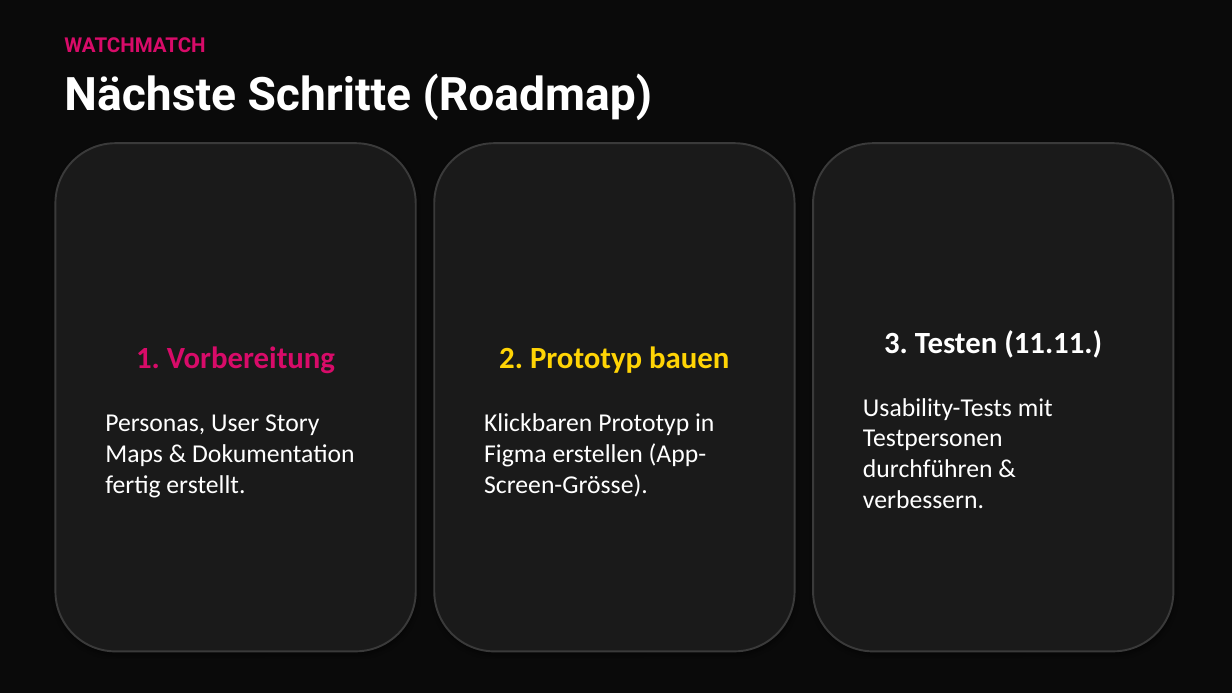
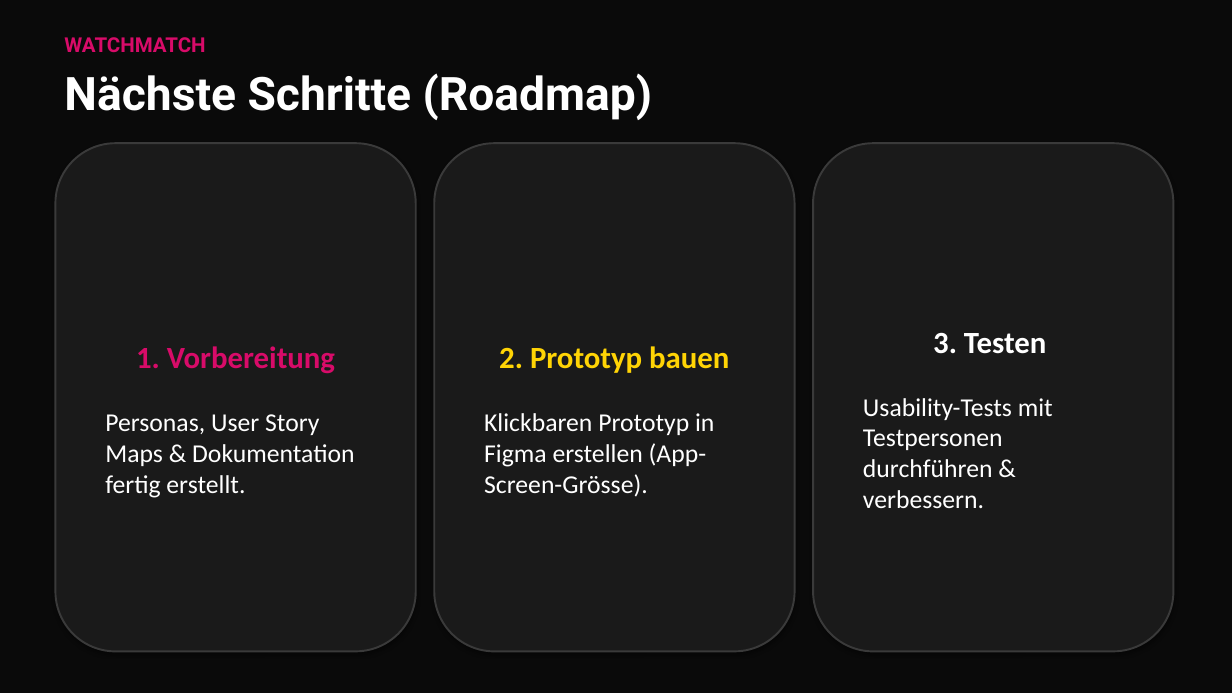
Before and after one commit to HardBoss07/wiss-docs, a slide deck: slide 9 of docs/M322/Projektarbeit/präsentationen/WatchMatch_Praesentation_v1.pptx. Drawn at 1232x693 pixels with LibreOffice and Linux fonts; fonts in the diff are those of the drawing. Boxes give left, top, right and bottom in pixels: in the first picture for what was removed or moved away, otherwise in the second. Text is boxed around its words. In the diff, an @@ line names an element or a change of style, - is before the commit and + after.

```diff
--- a/docs/M322/Projektarbeit/präsentationen/WatchMatch_Praesentation_v1.pptx
+++ b/docs/M322/Projektarbeit/präsentationen/WatchMatch_Praesentation_v1.pptx
@@ text in rounded rectangle at bbox=[933, 332, 1046, 354]: text changed @@
-3. Testen (11.11.)
+3. Testen
```
Also in this commit, not shown: 5 other files.
